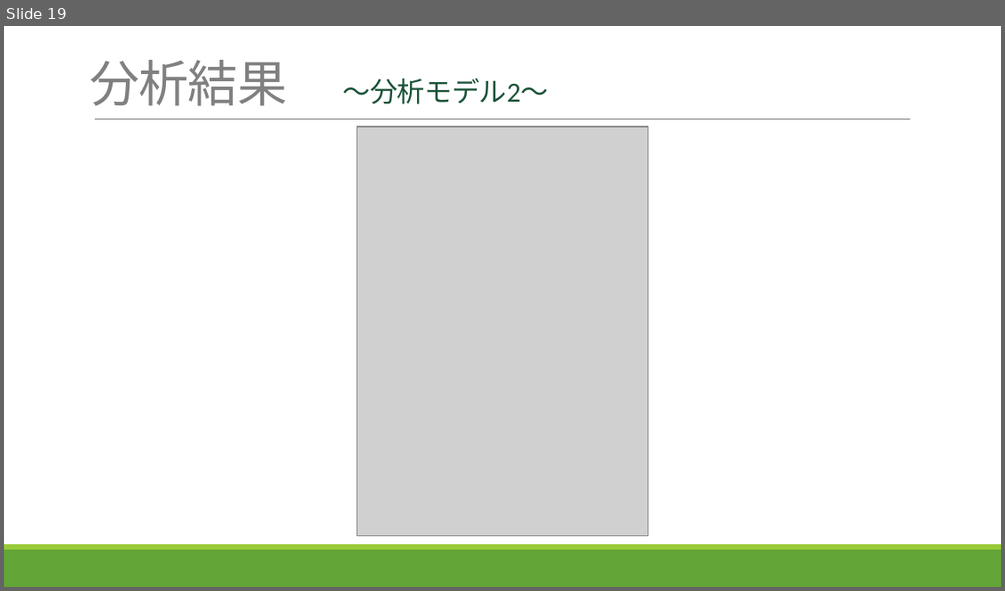
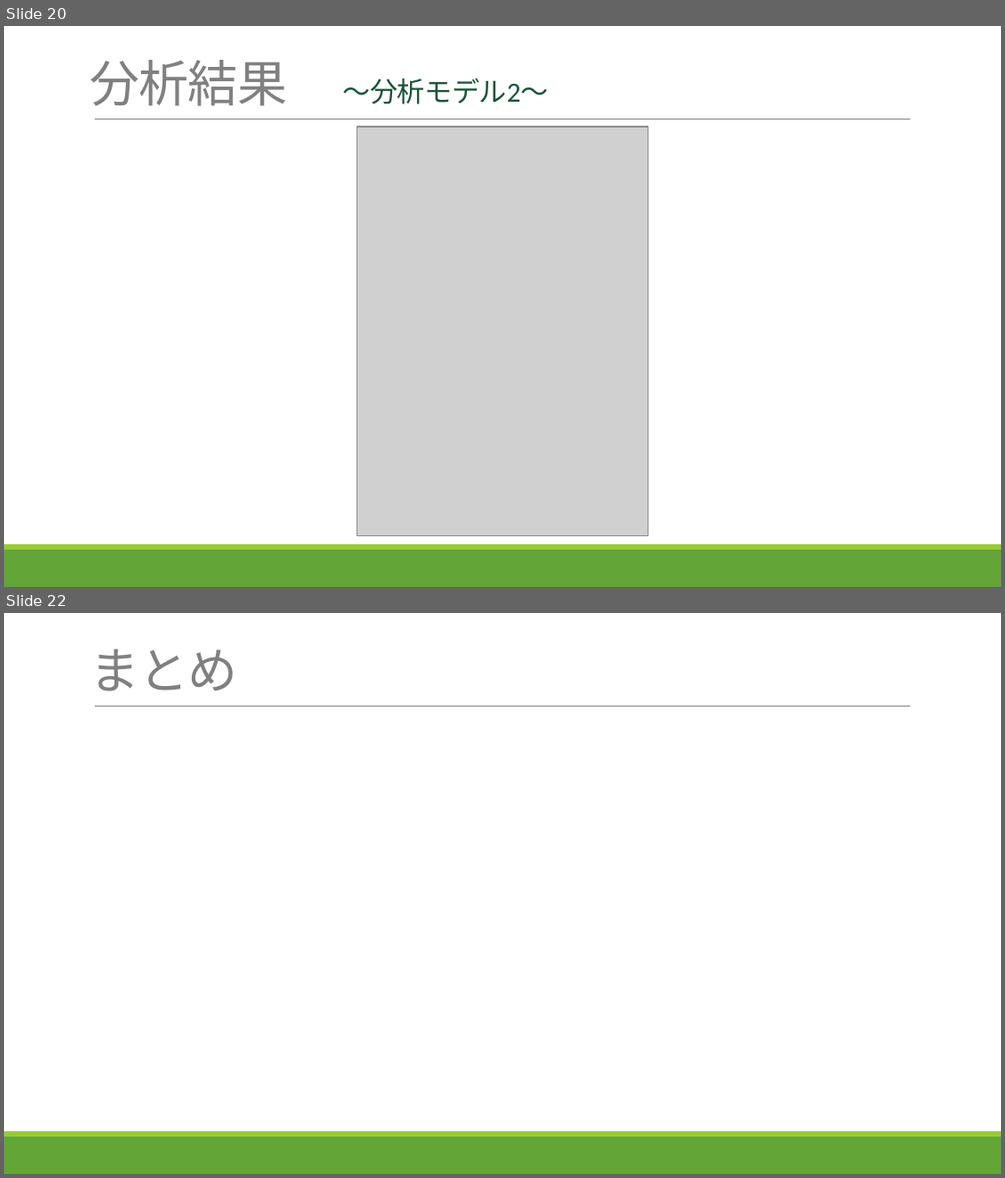
Before and after one commit to tth63425/jr_project, a slide deck: final_ver/最終版.pptx. Shown one above the other, each under a label of ours: slide 19 before the commit, slides 20 and 22 after it; the slides between them are not shown. The pictures are 1005x591 and 1005x1178 pixels, drawn with LibreOffice and Linux fonts; fonts in the diff are those of the drawing; grey boxes stand for pictures. Boxes give left, top, right and bottom in pixels: in the first picture for what was removed or moved away, otherwise in the second. Text is boxed around its words. In the diff, an @@ line names an element or a change of style, - is before the commit and + after.

```diff
--- a/final_ver/最終版.pptx
+++ b/final_ver/最終版.pptx
@@ slide 22 added at [4,613,1001,1174], background #FFFFFF; not listed: 3 template elements that a slide beside it also shows @@
@@ text added at [89,649,238,691], 36 pt, text #808080 @@
+まとめ
@@ what was slide 19 is now slide 20 @@
```
Also in this commit, not shown: 3 slides changed, 4 other slides added, 1 slide removed, 11 other files.
